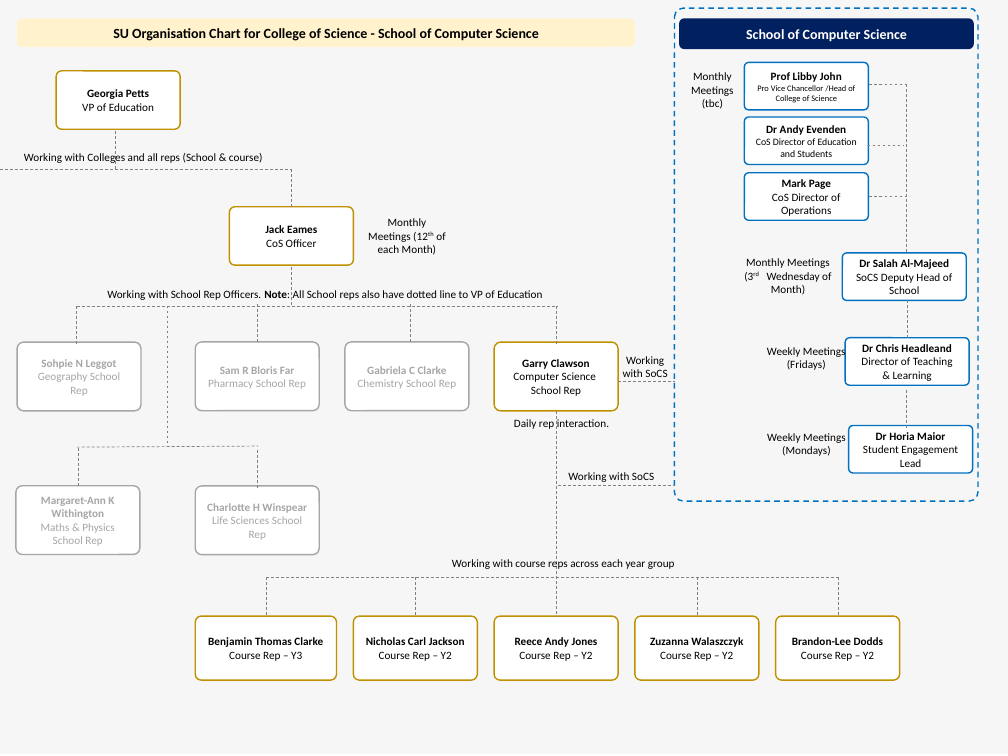
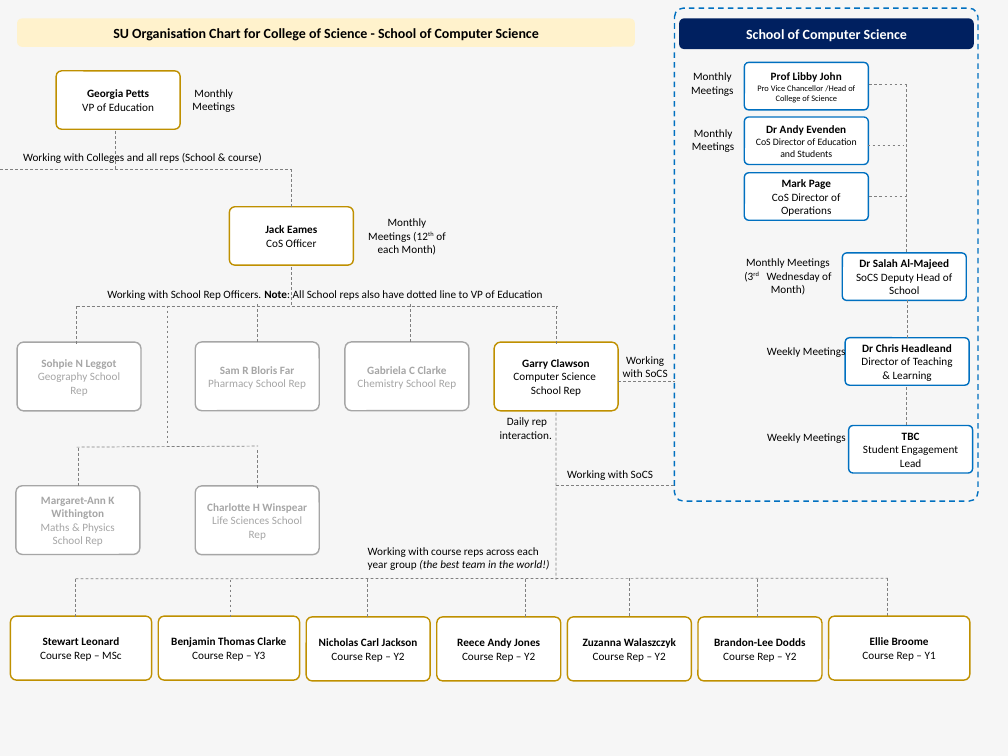
Before and after one commit to socsreps/socsreps.github.io, a slide deck: slide 1 of assets/SoCS SU Organisation Chart - Editable.pptx. Drawn at 1008x756 pixels with LibreOffice and Linux fonts; fonts in the diff are those of the drawing. Boxes give left, top, right and bottom in pixels: in the first picture for what was removed or moved away, otherwise in the second. Text is boxed around its words. In the diff, an @@ line names an element or a change of style, - is before the commit and + after.

```diff
--- a/assets/SoCS SU Organisation Chart - Editable.pptx
+++ b/assets/SoCS SU Organisation Chart - Editable.pptx
@@ text added at <box>192,89,235,112</box>, 8 pt, text #000000 @@
+Monthly Meetings
@@ text at <box>691,72,734,96</box>: text changed @@
-Monthly Meetings (tbc)
+Monthly Meetings
@@ text added at <box>692,129,735,152</box>, 8 pt, text #000000 @@
+Monthly Meetings
@@ text at <box>767,346,846,359</box>: text changed @@
-Weekly Meetings (Fridays)
+Weekly Meetings
@@ line moved from (906, 390) - (906, 429) to (906, 387) - (906, 426) @@
@@ text "Daily rep interaction." rewrapped from <box>514,419,609,429</box> to <box>500,417,552,439</box> @@
@@ line moved from (556, 411) - (556, 616) to (556, 412) - (556, 580) @@
@@ text at <box>767,433,846,443</box>: text changed @@
-Weekly Meetings (Mondays)
+Weekly Meetings
@@ text in rounded rectangle at <box>902,432,920,440</box>: text changed @@
-Dr Horia Maior
+TBC
@@ text at <box>368,547,549,570</box>: text changed @@
-Working with course reps across each year group
+Working with course reps across each year group (the best team in the world!)
@@ line moved from (266, 577) - (838, 577) to (76, 579) - (888, 579) @@
@@ line added from (76, 579) to (76, 618), #808080 0.5 pt dashed @@
@@ line moved from (266, 577) - (266, 616) to (230, 580) - (230, 619) @@
@@ line moved from (415, 577) - (415, 616) to (368, 580) - (368, 619) @@
@@ line added from (525, 579) to (525, 618), #808080 0.5 pt dashed @@
@@ line added from (629, 579) to (629, 617), #808080 0.5 pt dashed @@
@@ line moved from (697, 577) - (697, 616) to (758, 579) - (758, 618) @@
@@ line moved from (839, 577) - (839, 616) to (887, 578) - (887, 617) @@
@@ rounded rectangle added at <box>10,616,151,680</box>, fill #FFFFFF, outline #BF9000 1 pt, 8 pt, text #000000, bold @@
+Stewart Leonard
+Course Rep – MSc
@@ rounded rectangle "Benjamin Thomas Clarke": place and size @@
-rounded rectangle "Benjamin Thomas Clarke" at <box>196,616,337,680</box>
+rounded rectangle "Benjamin Thomas Clarke" at <box>158,616,299,680</box>
@@ rounded rectangle "Nicholas Carl Jackson": place and size @@
-rounded rectangle "Nicholas Carl Jackson" at <box>354,616,478,680</box>
+rounded rectangle "Nicholas Carl Jackson" at <box>306,617,430,681</box>
@@ rounded rectangle "Reece Andy Jones": place and size @@
-rounded rectangle "Reece Andy Jones" at <box>494,616,618,680</box>
+rounded rectangle "Reece Andy Jones" at <box>436,617,560,681</box>
@@ rounded rectangle "Zuzanna Walaszczyk": place and size @@
-rounded rectangle "Zuzanna Walaszczyk" at <box>635,616,759,680</box>
+rounded rectangle "Zuzanna Walaszczyk" at <box>568,617,691,681</box>
@@ rounded rectangle "Brandon-Lee Dodds": place and size @@
-rounded rectangle "Brandon-Lee Dodds" at <box>776,616,900,680</box>
+rounded rectangle "Brandon-Lee Dodds" at <box>698,617,822,681</box>
@@ rounded rectangle added at <box>829,616,970,680</box>, fill #FFFFFF, outline #BF9000 1 pt, 8 pt, text #000000 @@
+Ellie Broome
+Course Rep – Y1
```
Also in this commit, not shown: 3 other files.
